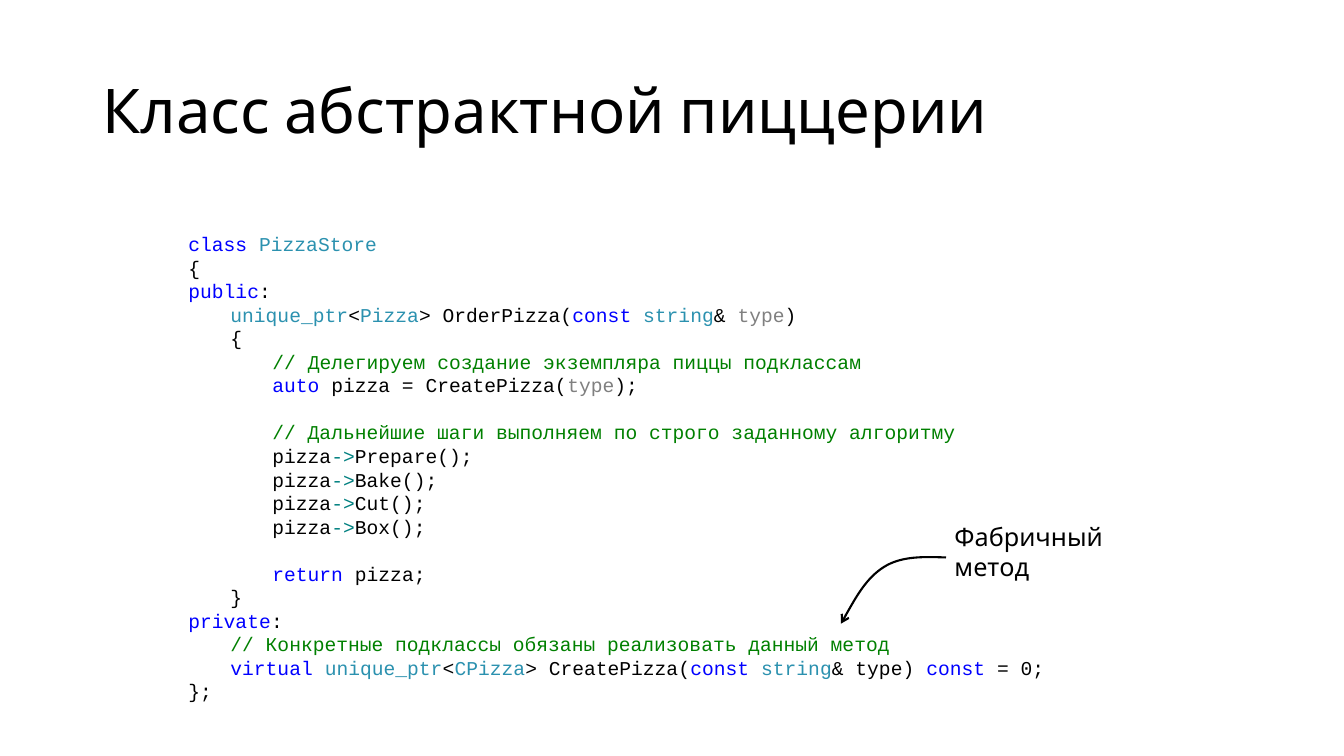
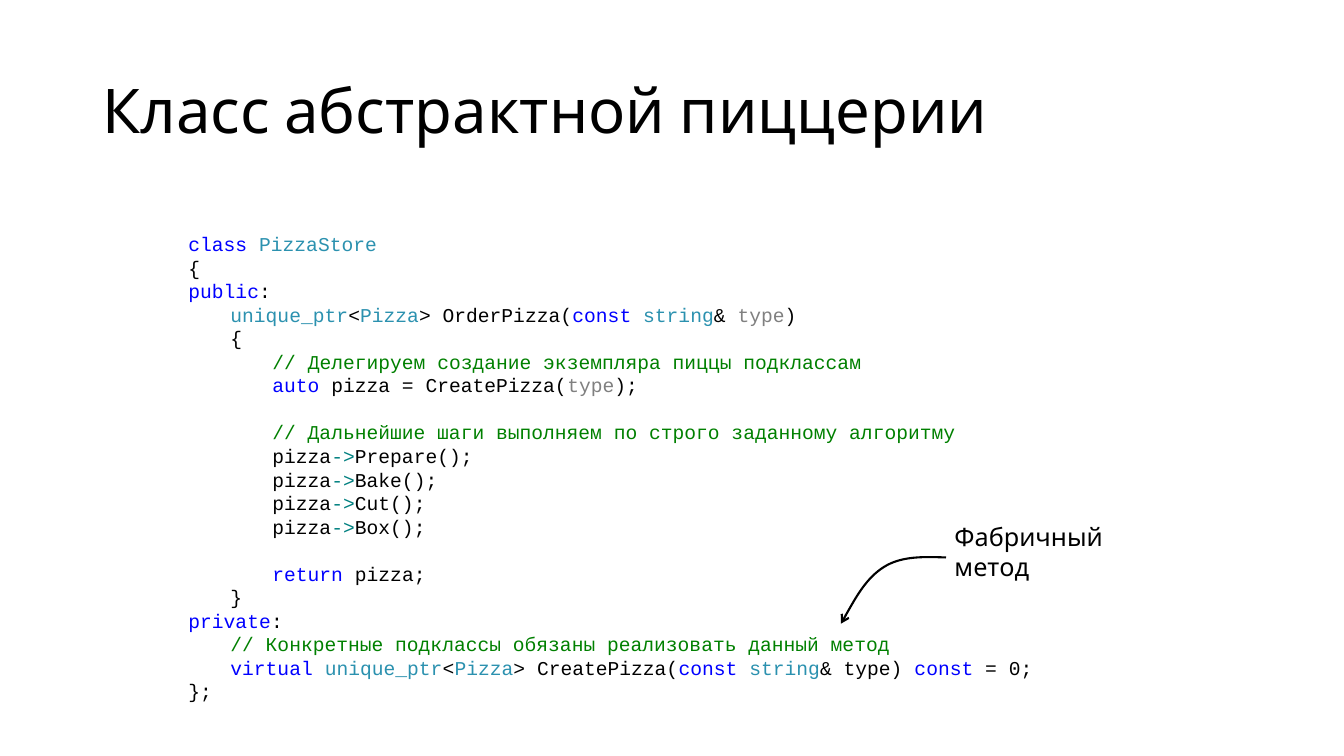
Before and after one commit to alexey-malov/ood, a slide deck: slide 21 of lectures/04.factory/factory.pptx. Drawn at 1344x756 pixels with LibreOffice and Linux fonts; fonts in the diff are those of the drawing. Boxes give left, top, right and bottom in pixels: in the first picture for what was removed or moved away, otherwise in the second. Text is boxed around its words. In the diff, an @@ line names an element or a change of style, - is before the commit and + after.

```diff
--- a/lectures/04.factory/factory.pptx
+++ b/lectures/04.factory/factory.pptx
@@ text at [230,661,1033,679]: text changed @@
-virtual unique_ptr<CPizza> CreatePizza(const string& type) const = 0;
+virtual unique_ptr<Pizza> CreatePizza(const string& type) const = 0;
```
Also in this commit, not shown: 8 other slides changed, 4 other files.
